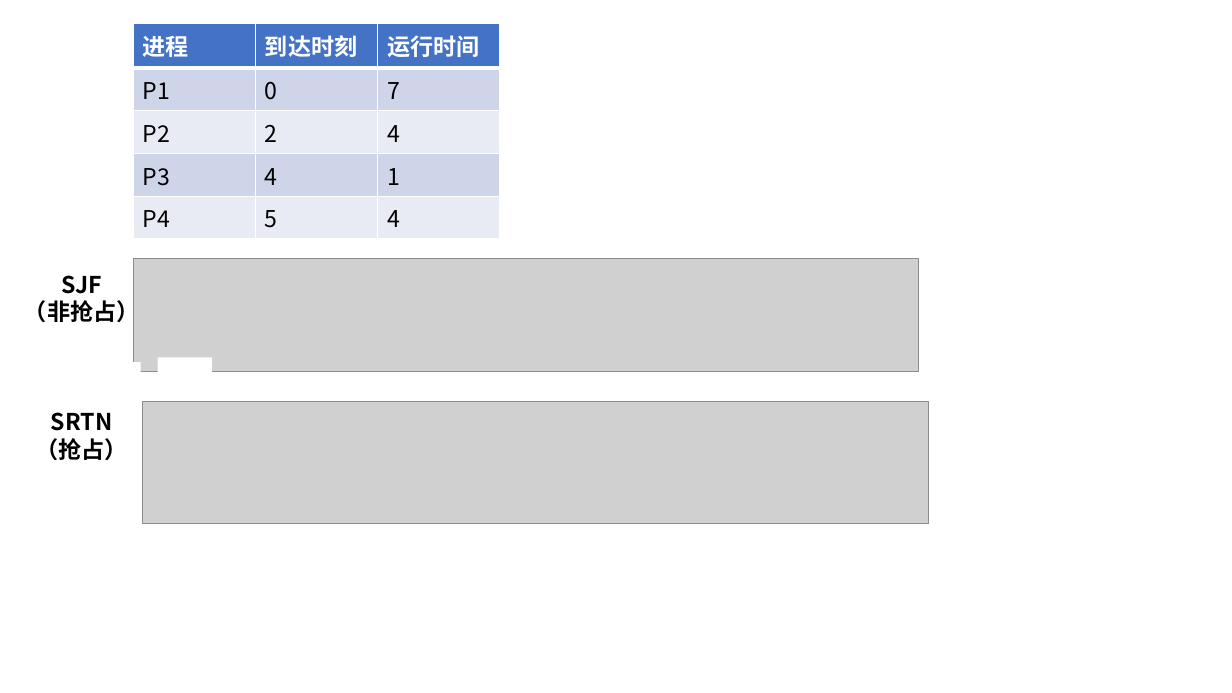
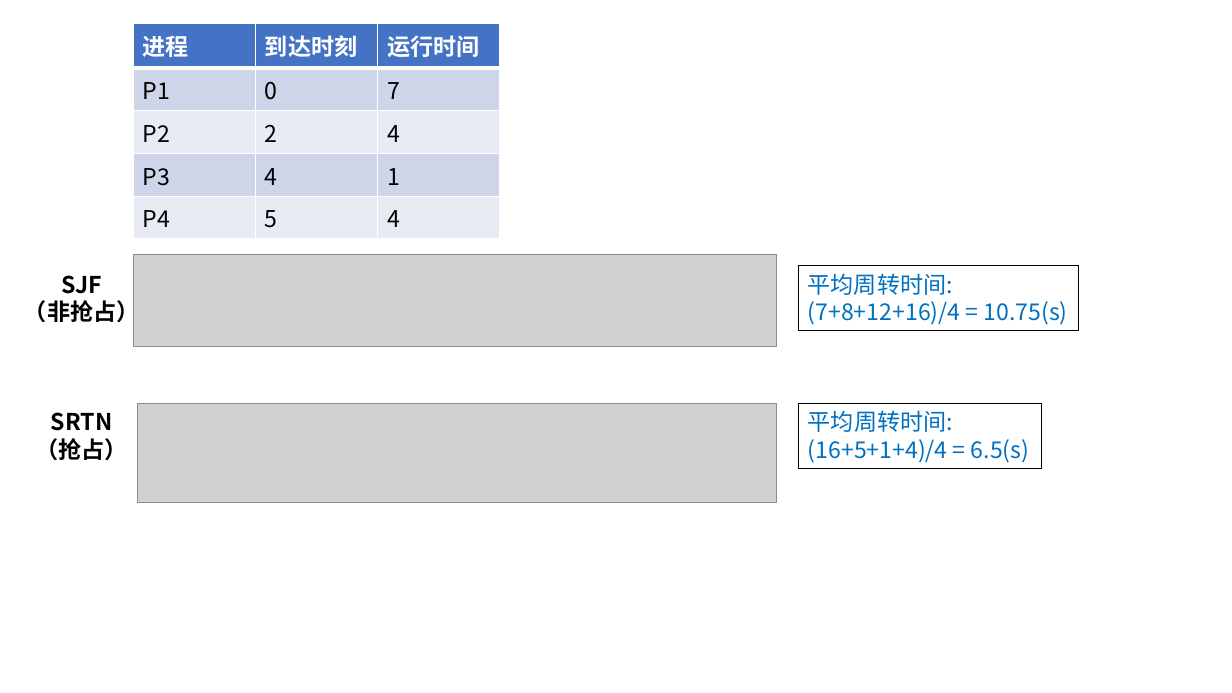
Before and after one commit to guofei9987/pictures_for_blog, a slide deck: slide 4 of computer/操作系统.pptx. Drawn at 1232x693 pixels with LibreOffice and Linux fonts; fonts in the diff are those of the drawing; grey boxes stand for pictures. Boxes give left, top, right and bottom in pixels: in the first picture for what was removed or moved away, otherwise in the second. Text is boxed around its words. In the diff, an @@ line names an element or a change of style, - is before the commit and + after.

```diff
--- a/computer/操作系统.pptx
+++ b/computer/操作系统.pptx
@@ picture: place and size @@
-picture at [134,259,920,372]
+picture at [134,254,777,347]
@@ rectangle added at [799,265,1079,331], outline #000000 0.75 pt, 18 pt, text #0070C0 @@
+平均周转时间:
+(7+8+12+16)/4 = 10.75(s)
@@ rectangle removed at [158,358,213,380] @@
@@ rectangle removed at [121,362,141,384] @@
@@ picture: place and size @@
-picture at [143,402,929,524]
+picture at [138,403,776,503]
@@ rectangle added at [799,403,1042,469], outline #000000 0.75 pt, 18 pt, text #0070C0 @@
+平均周转时间:
+(16+5+1+4)/4 = 6.5(s)
```
Also in this commit, not shown: 14 slides added, 1 other file.
